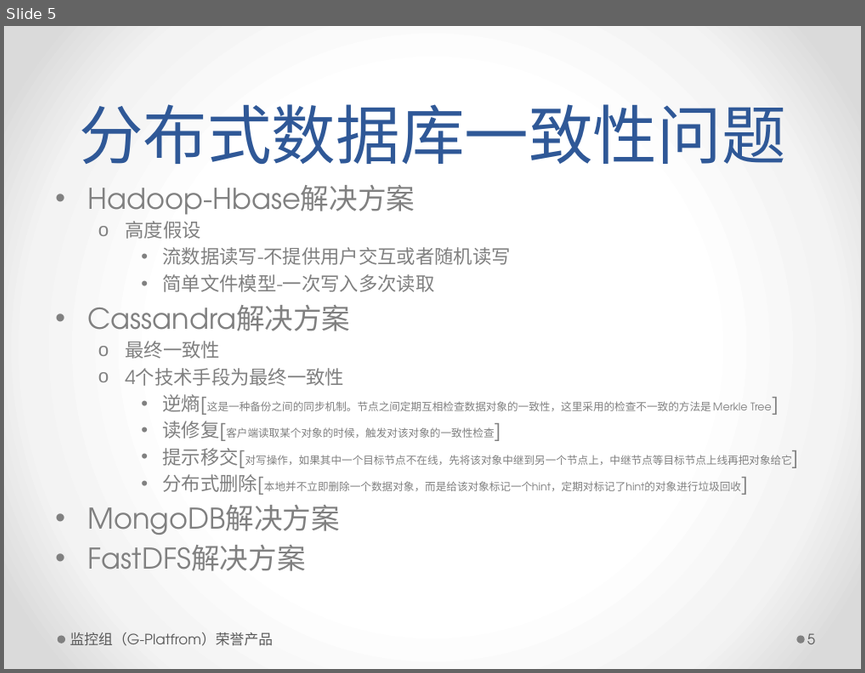
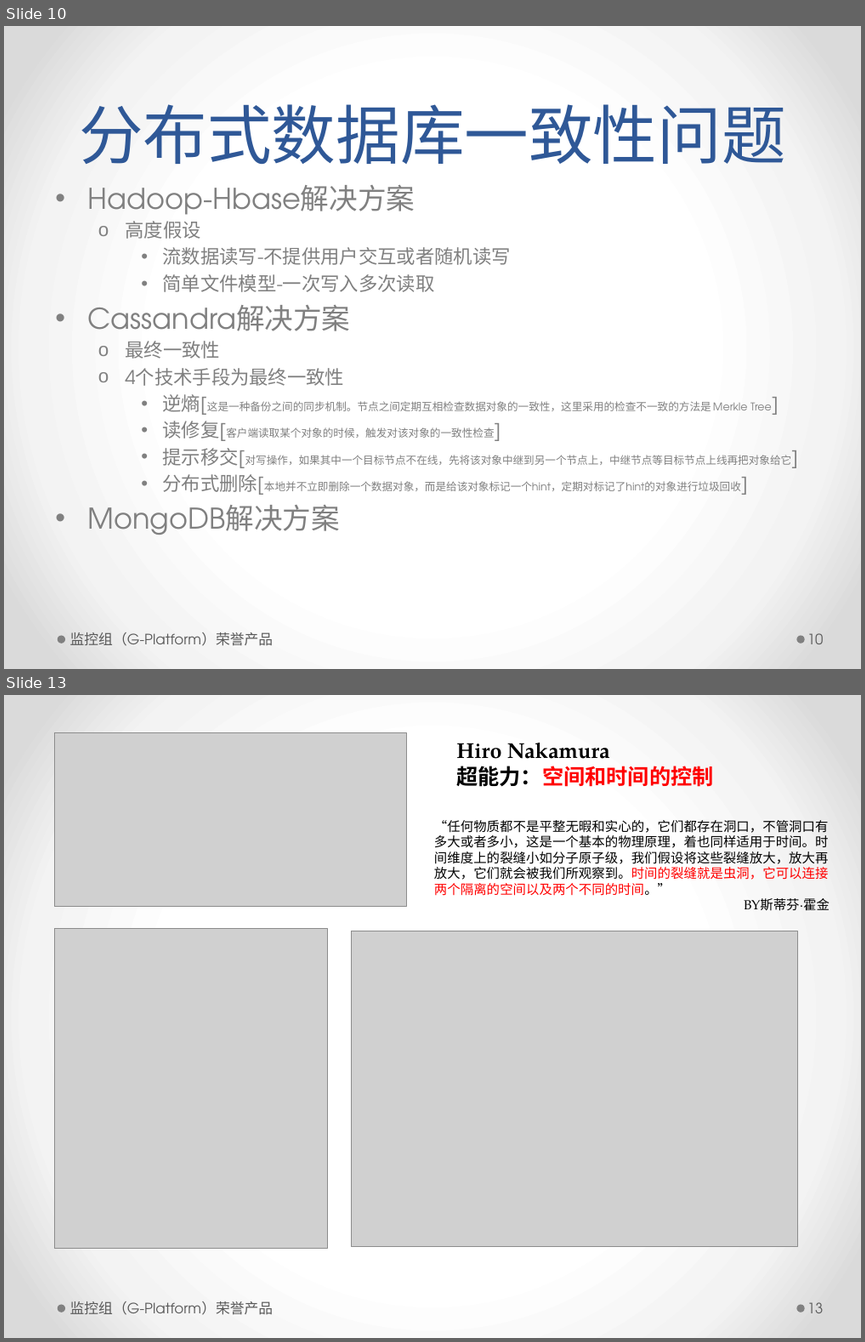
Before and after one commit to ccnt/ccntdb.core.algorithm, a slide deck: Algorithm/文档/ccntDB分布式数据库一致性问题.pptx. Shown one above the other, each under a label of ours: slide 5 before the commit, slides 10 and 13 after it; the slides between them are not shown. The pictures are 865x673 and 865x1342 pixels, drawn with LibreOffice and Linux fonts; fonts in the diff are those of the drawing; grey boxes stand for pictures. Boxes give left, top, right and bottom in pixels: in the first picture for what was removed or moved away, otherwise in the second. Text is boxed around its words. In the diff, an @@ line names an element or a change of style, - is before the commit and + after.

```diff
--- a/Algorithm/文档/ccntDB分布式数据库一致性问题.pptx
+++ b/Algorithm/文档/ccntDB分布式数据库一致性问题.pptx
@@ slide 13 added at bbox=[4, 695, 861, 1338], background gradient #FFFFFF to #F4F4F4 to #DADADA; not listed: 2 template elements that a slide beside it also shows @@
@@ picture added at bbox=[54, 732, 406, 906] @@
@@ text added at bbox=[456, 743, 713, 787], 18 pt, text #000000, bold @@
+Hiro Nakamura
+超能力：空间和时间的控制
@@ text added at bbox=[434, 820, 829, 911], 11 pt, text #000000 @@
+“任何物质都不是平整无暇和实心的，它们都存在洞口，不管洞口有多大或者多小，这是一个基本的物理原理，着也同样适用于时间。时间维度上的裂缝小如分子原子级，我们假设将这些裂缝放大，放大再放大，它们就会被我们所观察到。时间的裂缝就是虫洞，它可以连接两个隔离的空间以及两个不同的时间。”
+BY斯蒂芬·霍金
@@ picture added at bbox=[54, 929, 328, 1248] @@
@@ picture added at bbox=[352, 930, 798, 1246] @@
@@ text added at bbox=[70, 1301, 273, 1315], 12 pt, text #595959 @@
+监控组（G-Platform）荣誉产品
@@ page number added at bbox=[807, 1302, 823, 1313], 12 pt, text #595959 @@
+13
@@ what was slide 5 is now slide 10 @@
@@ slide 10 changed as well @@
@@ text at bbox=[87, 544, 305, 571]: paragraph removed @@
-• FastDFS解决方案
@@ text at bbox=[70, 632, 273, 646]: text changed @@
-监控组（G-Platfrom）荣誉产品
+监控组（G-Platform）荣誉产品
@@ page number at bbox=[807, 633, 823, 644]: text changed @@
-5
+10
```
Also in this commit, not shown: 9 other slides changed, 28 other slides added.
